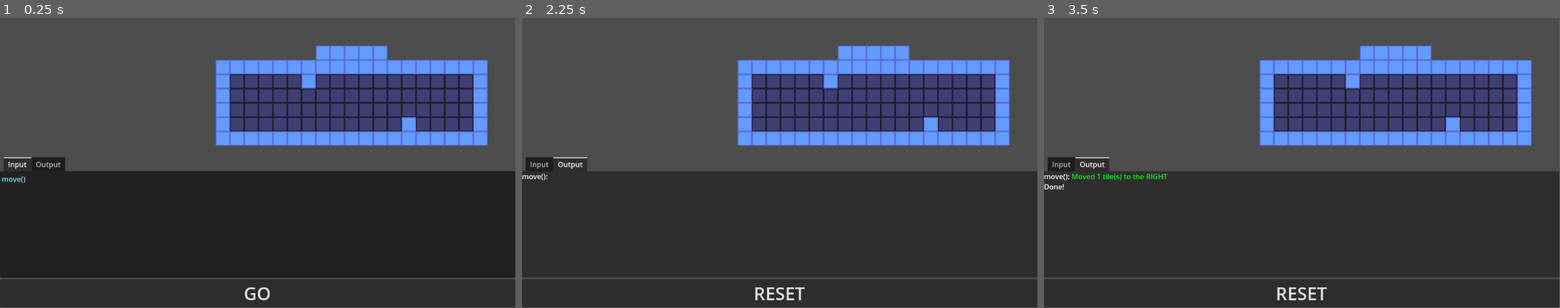
Above: before the commit, frames 1-3 (left to right).
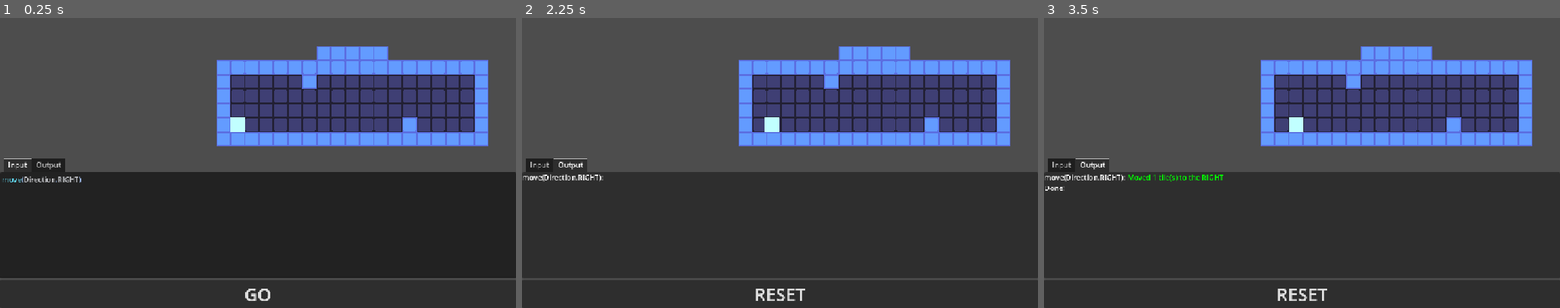
Above: after the commit, the same moments.

Repository: Zshandi/shoveljam_codinggame
Game: Godot game, scene res://test_scene.tscn
The game is run twice, just before and just after one commit, with the same random seed, the same clock (stepped at 60 frames per second) and the same inputs.
Inputs:
- Up to frame 1 (0.25 s): no input
- Up to frame 2 (2.25 s): click "GO" at 0.5 s; click "RESET" at 1.25 s; click "GO" at 2 s
- Up to frame 3 (3.5 s): tap Enter at 2.75 s
The window is 799x449 before the commit and 800x450 after it. Grey fills any space a smaller window leaves; there, only what the larger window draws over its background counts as a difference.

The runs differ from the first frame. In frame 1, 3.7% of the frame differs, in the area x 0-100%, y 0-98%; in frame 2, 3.9%; in frame 3, 4.2%.

Commit message:
Made character visible, fix some bugs with variable assignment
Also change window resizing

Diff:
--- a/character.gd
+++ b/character.gd
@@ -21,7 +21,7 @@
 func _physics_process(delta: float) -> void:
 	move_and_slide()
 
-func move(direction:Direction = Direction.RIGHT, num_tiles:int = 1) -> String:
+func move(direction:Direction, num_tiles:int = 1) -> String:
 	velocity = Vector2.RIGHT.rotated(direction * PI/2)*movement_speed
 	await get_tree().create_timer((float(num_tiles*TILE_WIDTH)/movement_speed)).timeout
 	velocity = Vector2.ZERO
--- a/controls.gd
+++ b/controls.gd
@@ -46,9 +46,12 @@
 
 func execute_line(line:String) -> ExecutionResult:
 
-	if line.contains("="): # TODO Account for ==
-		var sides = line.split("=")
-		if len(sides) == 2:
+	var regex = RegEx.new()
+	regex.compile("[^=!><]=[^=!><]")
+
+	if regex.search(line) != null:
+		var sides = line.split("=", true, 1)
+		if len(sides) >= 2:
 			var left_hand_side = sides[0].strip_edges()
 			var variable_value = replace_vars_with_dictionaries(sides[1].strip_edges())
 			var var_name = left_hand_side
@@ -63,9 +66,21 @@
 					# This is to account for dictionary assignment also adding the value
 					return ExecutionResult.new("assignment to undefined variable", ResultStatus.Failed)
 
-			line = "user_variables.set(\""+var_name+"\", "+variable_value+")"
+			var evaluated_value = await execute_expression(variable_value)
+
+			if evaluated_value.status == ResultStatus.Completed:
+				context.user_variables[var_name] = evaluated_value.value
+				return evaluated_value
+			else:
+				return evaluated_value
 		else:
 			return ExecutionResult.new("invalid assign", ResultStatus.Failed)
+	elif line.begins_with("var "):
+		var var_name = line.substr(4).strip_edges()
+		if var_name in context.user_variables:
+			# This is to account for dictionary assignment also adding the value
+			return ExecutionResult.new("re-define variable", ResultStatus.Failed)
+		context.user_variables[var_name] = null
 	else:
 		line = replace_vars_with_dictionaries(line)
 
--- a/level_1.tscn
+++ b/level_1.tscn
@@ -27,11 +27,17 @@
 
 [node name="Character" type="CharacterBody2D" parent="." groups=["Character"]]
 unique_name_in_owner = true
-position = Vector2(570, 195)
+position = Vector2(530, 238)
 motion_mode = 1
 script = ExtResource("2_hn12h")
 movement_speed = 150
 
 [node name="CollisionShape2D" type="CollisionShape2D" parent="Character"]
-position = Vector2(-40, 43)
 shape = SubResource("RectangleShape2D_sasra")
+
+[node name="TextureRect" type="ColorRect" parent="Character"]
+offset_left = -16.0
+offset_top = -16.0
+offset_right = 16.0
+offset_bottom = 16.0
+color = Color(0.756863, 1, 1, 1)
--- a/project.godot
+++ b/project.godot
@@ -20,6 +20,10 @@
 
 LevelManager="*res://level_manager.gd"
 
+[display]
+
+window/stretch/mode="canvas_items"
+
 [global_group]
 
 Character="Character"
--- a/test_scene.tscn
+++ b/test_scene.tscn
@@ -45,7 +45,7 @@
 layout_mode = 2
 size_flags_vertical = 3
 theme_override_colors/font_color = Color(0.803922, 0.807843, 0.823529, 1)
-text = "move()"
+text = "move(Direction.RIGHT)"
 syntax_highlighter = ExtResource("4_2nij2")
 metadata/_tab_index = 0
 
